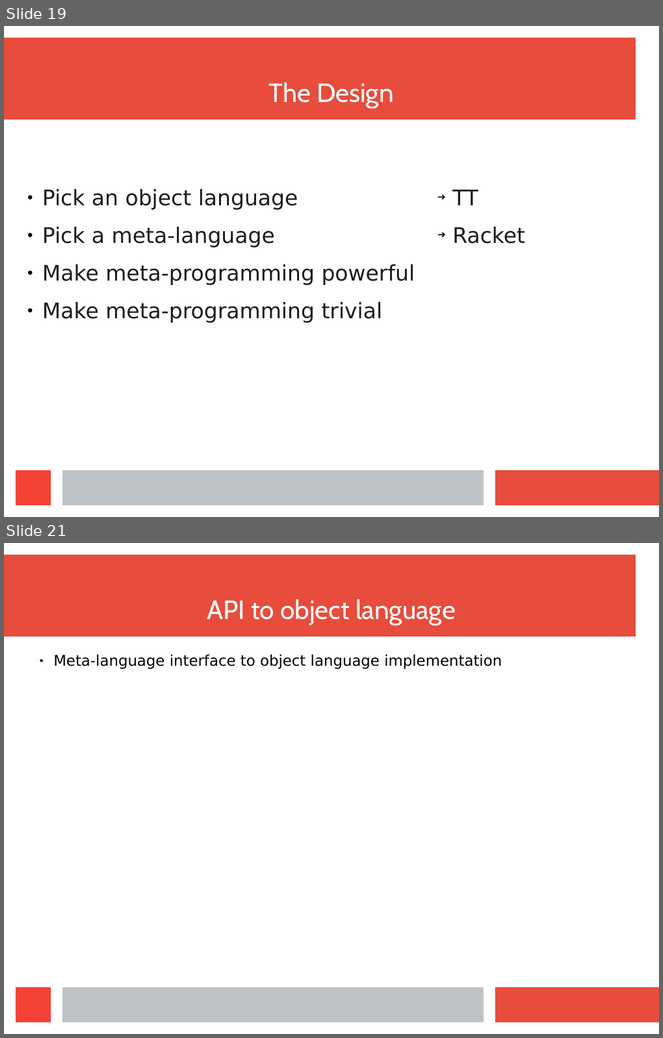
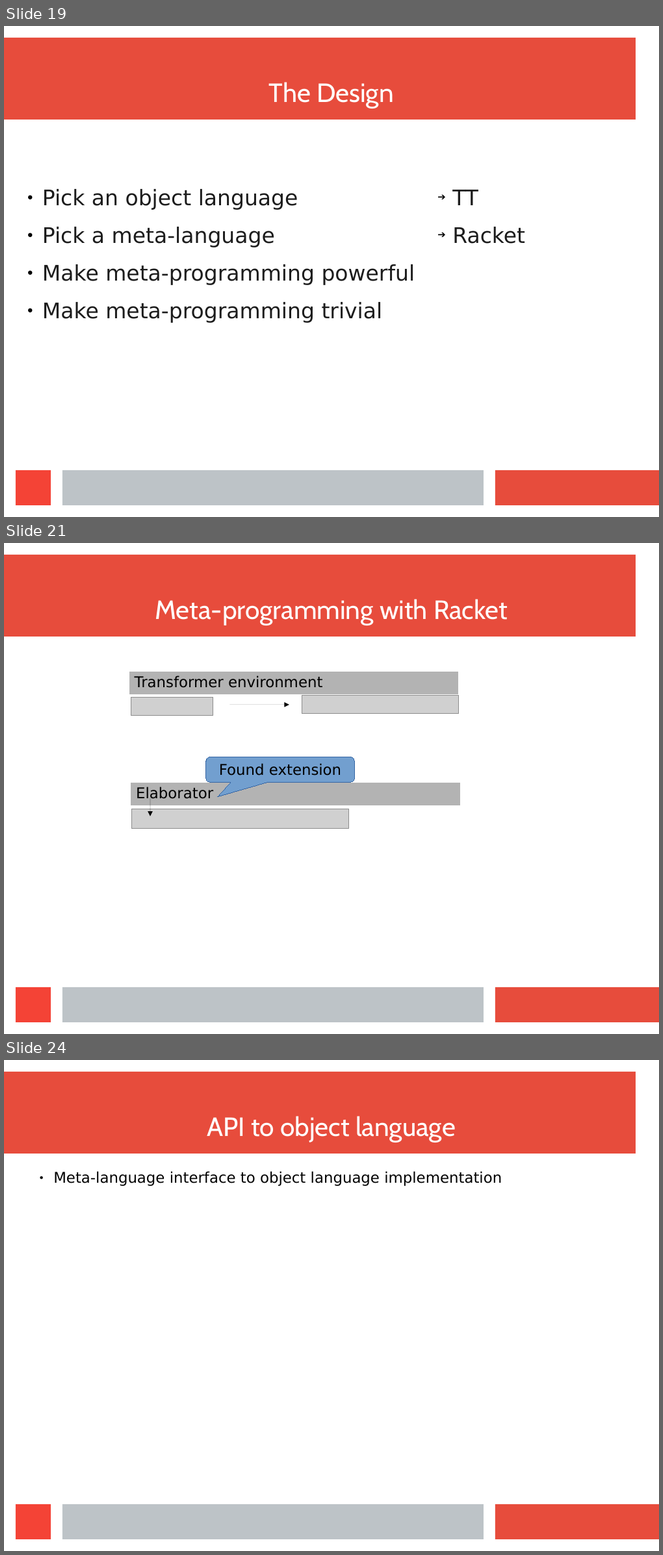
Before and after one commit to wilbowma/cur, a slide deck: hope-2016/slides.odp. Shown one above the other, each under a label of ours: slides 19 and 21 before the commit, slides 19, 21 and 24 after it; the slides between them are not shown. The pictures are 663x1038 and 663x1555 pixels, drawn with LibreOffice and Linux fonts; fonts in the diff are those of the drawing; grey boxes stand for pictures. Boxes give left, top, right and bottom in pixels: in the first picture for what was removed or moved away, otherwise in the second. Text is boxed around its words. In the diff, an @@ line names an element or a change of style, - is before the commit and + after.

```diff
--- a/hope-2016/slides.odp
+++ b/hope-2016/slides.odp
@@ slide 21 added at [4, 543, 659, 1034], background #FFFFFF; not listed: 4 template elements that a slide beside it also shows @@
@@ title added at [155, 599, 508, 626], 32 pt, text #FFFFFF @@
+Meta-programming with Racket
@@ table added at [129, 672, 460, 719], 2 rows, 2 columns @@
+Transformer environment | 
+ | 
@@ picture added at [131, 698, 213, 715] @@
@@ picture added at [302, 696, 458, 714] @@
@@ arrow added from (230, 705) to (289, 705), #000000 0 pt @@
@@ rounded speech box added at [206, 757, 355, 783], fill #729FCF, outline #3465A4 0 pt, 18 pt, text #000000 @@
+Found extension
@@ table added at [130, 783, 460, 830], 2 rows, 2 columns @@
+Elaborator | 
+ | 
@@ picture added at [132, 809, 349, 829] @@
@@ arrow added from (150, 798) to (150, 817), #000000 0 pt @@
@@ what was slide 21 is now slide 24 @@
```
Also in this commit, not shown: 4 slides changed, 2 other slides added, 1 other file.
